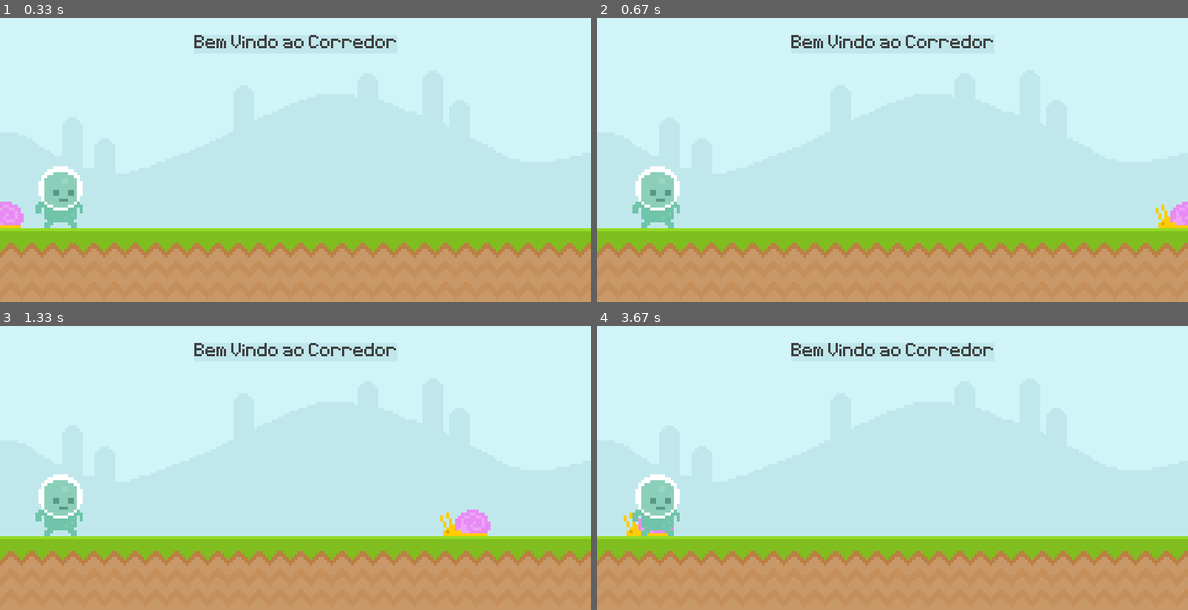
Above: before the commit, frames 1-4 (two rows, left to right).
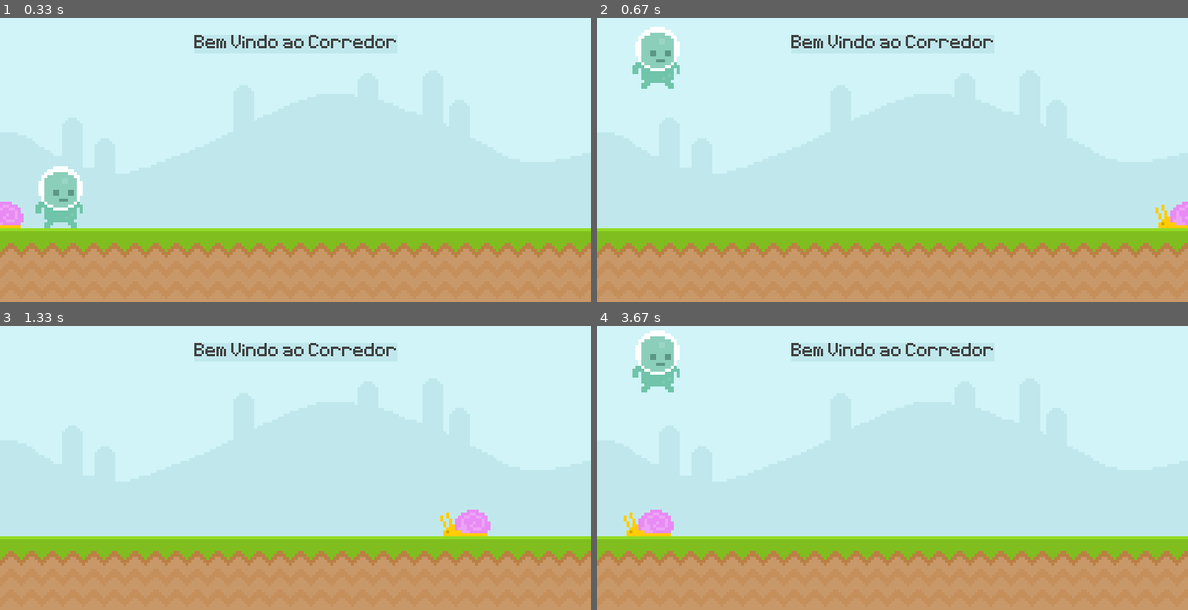
Above: after the commit, the same moments.

Repository: XxipeTotecs/PythonGame
Game: pygame game, started from index.py
Two runs of this game, one before a commit and one after it. Both use one fixed random seed, a clock stepped at 60 frames per second and the inputs below.
Inputs (mouse positions are in pixels of both pictures, inside the frame that each line leads up to):
- Up to frame 1 (0.33 s): no input
- Up to frame 2 (0.67 s): press the mouse at (656, 196) at 0.37 s; move the mouse to (679, 154) at 0.47 s; release the mouse at (709, 108) at 0.6 s
- Up to frame 3 (1.33 s): press the mouse at (59, 365) at 0.7 s; move the mouse to (206, 450) at 0.8 s; release the mouse at (348, 536) at 0.93 s; tap Space at 1 s
- Up to frame 4 (3.67 s): move the mouse to (667, 368) at 1.37 s; tap Space at 1.4, 1.7, 2.23, 2.53, 3.63 s; move the mouse to (673, 504) at 2.2 s

Frame 1 is identical in both runs. In frame 2, 2.6% of the frame differs, in the area x 6-14%, y 3-75%; in frame 3, 1.3%; in frame 4, 2.6%.

Commit message:
adicionando pulo

Diff:
--- a/index.py
+++ b/index.py
@@ -25,22 +25,21 @@
 player_surface = pygame.image.load(
     'UltimatePygameIntro/graphics/Player/player_walk_1.png').convert_alpha()
 player_retangulo = player_surface.get_rect(midbottom=(80, 300))
-
+player_gravidade = 0
 
 while True:
     for event in pygame.event.get():
         if event.type == pygame.QUIT:
             pygame.quit()
             exit()
-        # if event.type == pygame.MOUSEMOTION:
-        # if player_retangulo.collidepoint(event.pos)
+
+        if event.type == pygame.MOUSEBUTTONDOWN:
+            if player_retangulo.collidepoint(event.pos):
+                player_gravidade = -20
 
         if event.type == pygame.KEYDOWN:
             if event.key == pygame.K_SPACE:
-                print('jump')
-
-        if event.type == pygame.KEYUP:
-            print('key up')
+                player_gravidade = -20
 
     screen.blit(sky_surface, (0, 0))
     screen.blit(ground_surface, (0, 300))
@@ -52,6 +51,12 @@
     if snail_retangulo.right <= 0:
         snail_retangulo.left = 800
     screen.blit(snail_surface, snail_retangulo)
+
+    # Player
+    player_gravidade += 1
+    player_retangulo.y += player_gravidade
+    if player_retangulo.bottom >= 300:
+        player_retangulo.bottom = 300
     screen.blit(player_surface, player_retangulo)
 
     pygame.display.update()
